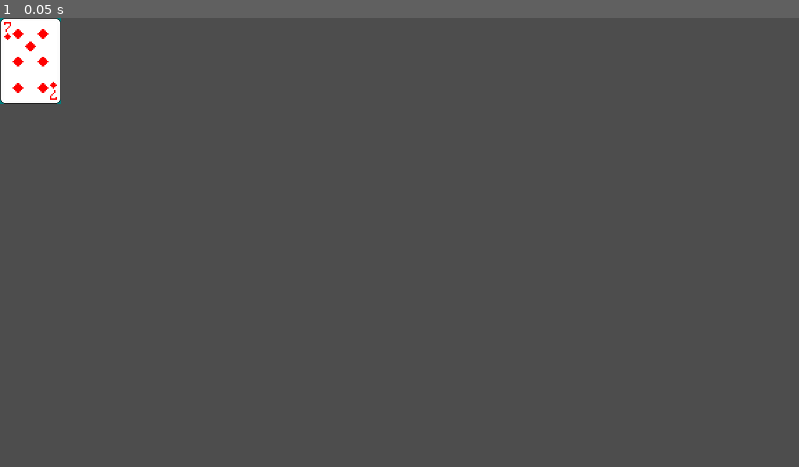
Above: before the commit, frame 1.
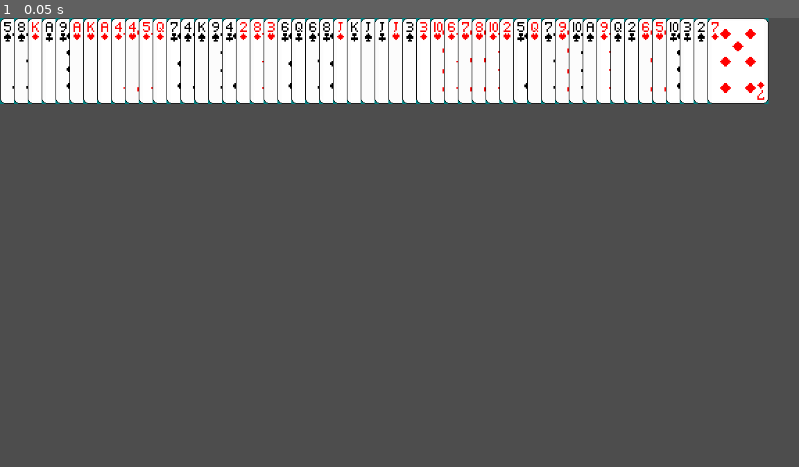
Above: after the commit, the same moment.

Repository: batako/Speed-on-Godot
Game: Godot game, scene res://main.tscn
Two runs of this game, one before a commit and one after it. Both use one fixed random seed, a clock stepped at 60 frames per second and the inputs below.
Inputs:
- Up to frame 1 (0.05 s): no input

The runs differ from the first frame. In frame 1, 17% of the frame differs, in the area x 0-97%, y 0-20%.

Commit message:
カードを選択できるように

Diff:
--- a/components/cursor_component.gd
+++ b/components/cursor_component.gd
@@ -5,5 +5,10 @@
 @export var pointing: Texture
 
 func _ready():
+	set_arrow()
+
+func set_arrow() -> void:
 	Input.set_custom_mouse_cursor(arrow, Input.CURSOR_ARROW)
-	Input.set_custom_mouse_cursor(pointing, Input.CURSOR_POINTING_HAND)
+
+func set_pointing() -> void:
+	Input.set_custom_mouse_cursor(pointing, Input.CURSOR_ARROW)
--- a/components/game_manager.gd
+++ b/components/game_manager.gd
@@ -2,7 +2,9 @@
 extends Node
 
 @export var CardRootNode: Node
-@export var card: PackedScene
+@export var CardScene: PackedScene
+
+var instance_cards: Array[Area2D] = []
 
 func _ready() -> void:
 	setup_cards()
@@ -17,13 +19,21 @@
 
 	cards.shuffle()
 
+	var y = 0
 	for card in cards:
-		add_card(card.suit, card.value)
+		add_card(card.suit, card.value, y)
+		y += 20
 
-func add_card(suit: String, value: int) -> void:
-	var card_instance: Node2D = card.instantiate()
+func add_card(suit: String, value: int, y: int) -> void:
+	var card_instance: Area2D = CardScene.instantiate()
 	card_instance.name = "%s_%d" % [suit.capitalize(), value]
-	card_instance.position.x = 44
+	card_instance.position.x = 44 + y
 	card_instance.position.y = 62
 	card_instance.setup(suit, value)
 	CardRootNode.add_child(card_instance)
+	instance_cards.append(card_instance)
+	card_instance.connect("selected_card", _selected_card.bind())
+
+func _selected_card(suit: String, value: int) -> void:
+	print("_selected_card")
+	print(suit + " : " + str(value))
--- a/main.tscn
+++ b/main.tscn
@@ -1,21 +1,13 @@
-[gd_scene load_steps=6 format=3 uid="uid://8xvl5u4lnkyv"]
+[gd_scene load_steps=3 format=3 uid="uid://8xvl5u4lnkyv"]
 
-[ext_resource type="Script" path="res://components/cursor_component.gd" id="1_0nli2"]
-[ext_resource type="Texture2D" uid="uid://cereuah53kh67" path="res://assets/images/cursors/cursor-pointer-1.png" id="2_bvo7u"]
-[ext_resource type="Texture2D" uid="uid://8o6ifpidwx6e" path="res://assets/images/cursors/cursor-pointer-18.png" id="3_cg7ky"]
 [ext_resource type="PackedScene" uid="uid://d1kvtgj8cns7a" path="res://scenes/card/card.tscn" id="4_h3vpj"]
 [ext_resource type="Script" path="res://components/game_manager.gd" id="5_auip6"]
 
 [node name="Main" type="Node2D"]
 
-[node name="CursorComponent" type="Node" parent="."]
-script = ExtResource("1_0nli2")
-arrow = ExtResource("2_bvo7u")
-pointing = ExtResource("3_cg7ky")
-
 [node name="GameManager" type="Node" parent="." node_paths=PackedStringArray("CardRootNode")]
 script = ExtResource("5_auip6")
 CardRootNode = NodePath("../CardRootNode")
-card = ExtResource("4_h3vpj")
+CardScene = ExtResource("4_h3vpj")
 
 [node name="CardRootNode" type="Node" parent="."]
--- a/project.godot
+++ b/project.godot
@@ -14,3 +14,7 @@
 run/main_scene="res://main.tscn"
 config/features=PackedStringArray("4.2", "Forward Plus")
 config/icon="res://icon.svg"
+
+[autoload]
+
+Global="*res://scripts/global.gd"
--- a/scenes/card/card.gd
+++ b/scenes/card/card.gd
@@ -1,17 +1,35 @@
-extends Node2D
+extends Area2D
+
+@onready var animated_sprite: AnimatedSprite2D = $AnimatedSprite2D
+@onready var collision_shape: CollisionShape2D = $CollisionShape2D
 
 var is_face_up: bool = false
 var suit: String
 var value: int
-var animated_sprite: AnimatedSprite2D
-var script_path = get_script().resource_path
+
+signal selected_card(suit: String, value: int)
 
 func _ready() -> void:
-	animated_sprite = get_node("AnimatedSprite2D")
+	var script_path = get_script().resource_path
 	assert(suit, str(script_path) + " の suit が設定されていません。")
 	assert(value, str(script_path) + " の value が設定されていません。")
-	assert(animated_sprite, str(script_path) + " の animated_sprite が設定されていません。")
+
+	connect("input_event", _on_input_event.bind())
+	connect("mouse_entered", _on_mouse_entered.bind())
+	connect("mouse_exited", _on_mouse_exited.bind())
+
 	turnFaceUp()
+
+func _on_mouse_entered() -> void:
+	Global.set_pointing()
+
+func _on_mouse_exited() -> void:
+	Global.set_arrow()
+
+func _on_input_event(_viewport: Node, event: InputEvent, _shape_idx: int) -> void:
+	if event is InputEventMouseButton:
+		if event.is_pressed():
+			emit_signal("selected_card", suit, value)
 
 func setup(_suit: String, _value: int) -> void:
 	suit = _suit
--- a/scenes/card/card.tscn
+++ b/scenes/card/card.tscn
@@ -445,9 +445,15 @@
 "speed": 5.0
 }]
 
-[node name="Card" type="Node2D"]
+[sub_resource type="RectangleShape2D" id="RectangleShape2D_0jt05"]
+size = Vector2(88, 124)
+
+[node name="Card" type="Area2D"]
 script = ExtResource("1_mv30y")
 
 [node name="AnimatedSprite2D" type="AnimatedSprite2D" parent="."]
 sprite_frames = SubResource("SpriteFrames_d8r5m")
 animation = &"back"
+
+[node name="CollisionShape2D" type="CollisionShape2D" parent="."]
+shape = SubResource("RectangleShape2D_0jt05")
--- /dev/null
+++ b/scripts/global.gd
@@ -0,0 +1,10 @@
+extends Node
+
+const ARROW = preload("res://assets/images/cursors/arrow.png")
+const POINTING = preload("res://assets/images/cursors/pointing.png")
+
+func set_arrow() -> void:
+	Input.set_custom_mouse_cursor(ARROW, Input.CURSOR_ARROW)
+
+func set_pointing() -> void:
+	Input.set_custom_mouse_cursor(POINTING, Input.CURSOR_ARROW)
Renamed: assets/images/cursors/cursor-pointer-1.png -> assets/images/cursors/arrow.png
Not shown, changed: assets/images/cursors/arrow.png.import
Renamed: assets/images/cursors/cursor-pointer-18.png -> assets/images/cursors/pointing.png
Not shown, changed: assets/images/cursors/pointing.png.import
Not shown: 1 places in scenes/card/card.tscn that only renumber resources
